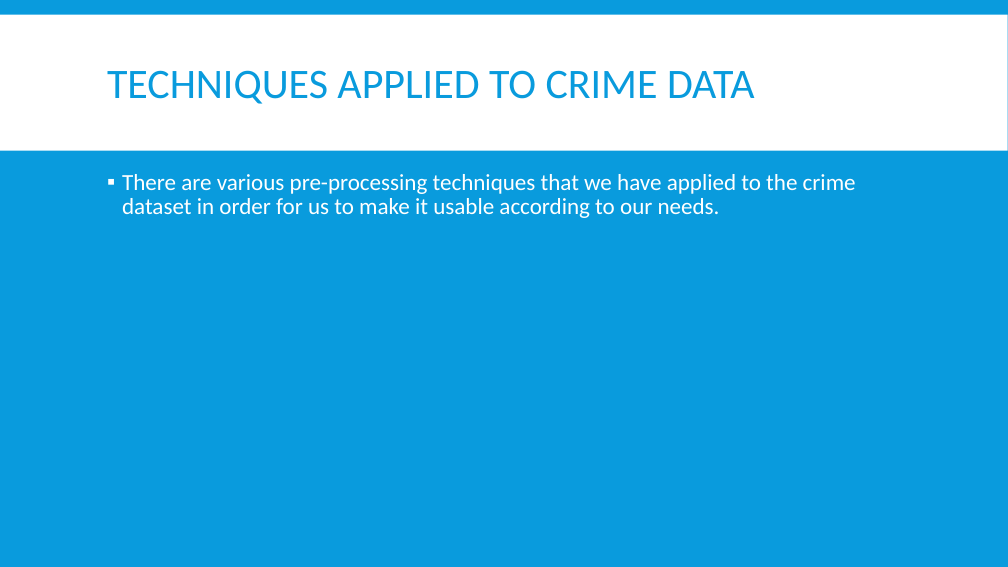
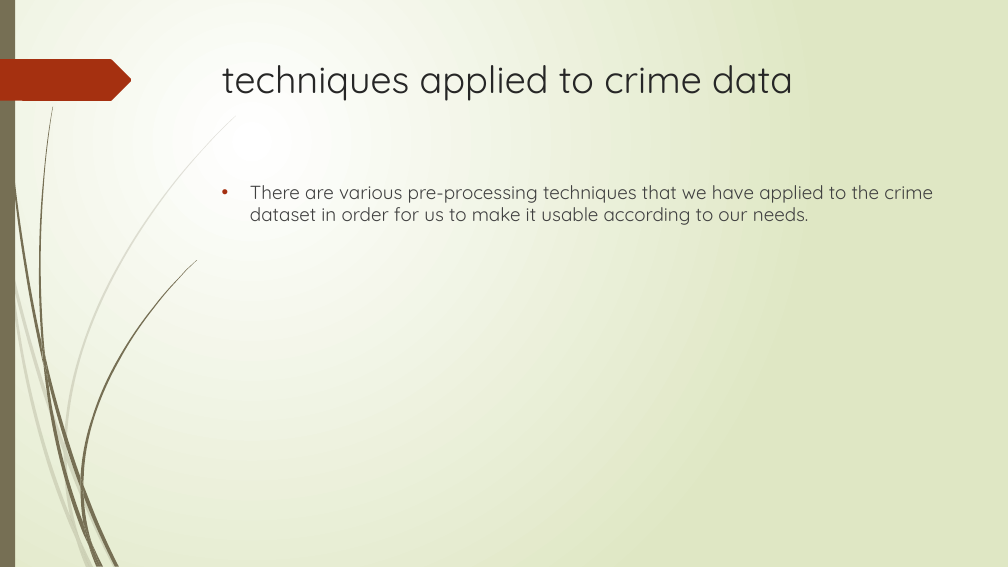
Before and after one commit to mitresh95/ImpactOfCrimeOnHousing, a slide deck: slide 6 of Presentation.pptx. Drawn at 1008x567 pixels with LibreOffice and Linux fonts; fonts in the diff are those of the drawing. Boxes give left, top, right and bottom in pixels: in the first picture for what was removed or moved away, otherwise in the second. Text is boxed around its words. In the diff, an @@ line names an element or a change of style, - is before the commit and + after.

```diff
--- a/Presentation.pptx
+++ b/Presentation.pptx
@@ background #099BDD to gradient #FFFFFF to #DFE8C4 @@
@@ rectangle removed at [0, 14, 1008, 150] @@
@@ rectangle added at [0, 0, 15, 567], fill #766F54 @@
@@ freeform shape added at [0, 59, 132, 101], fill #A53010 @@
@@ title "techniques applied to crime data" at [222, 65, 793, 101]: vertical alignment middle to top @@
@@ title at [222, 65, 793, 101]: text changed; size 40 to 36 pt; font Calibri to Quicksand; text colour #099BDD to #262626 @@
-TECHNIQUES APPLIED TO CRIME DATA
+techniques applied to crime data
@@ text "There are various pre-processing techniques ...": place and size @@
-text "There are various pre-processing techniques ..." at [122, 174, 856, 218]
+text "There are various pre-processing techniques ..." at [250, 185, 933, 225]
@@ text "There are various pre-processing techniques ..." at [250, 185, 933, 225]: size 22 to 18 pt, font Calibri to Quicksand, text colour #FFFFFF to #404040; bullet ▪ to •; line spacing 0.9 to 1; less space between paragraphs; bullet colour #FFFFFF to #A53010 @@
@@ group added at [0, 116, 236, 567]: 10 freeform shapes @@
@@ group added at [2, 0, 197, 567]: 12 freeform shapes @@
```
Also in this commit, not shown: 15 other slides changed.
